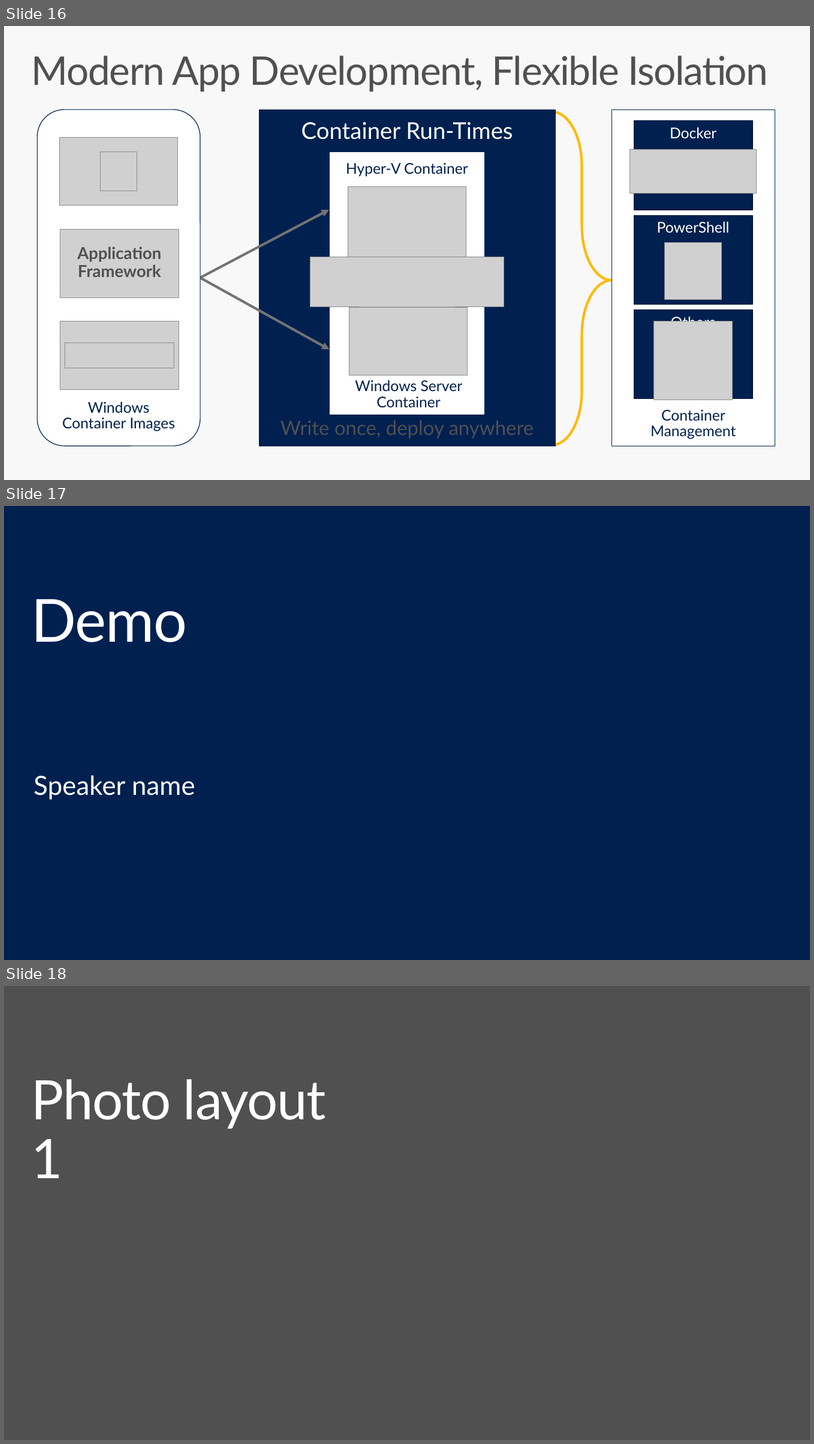
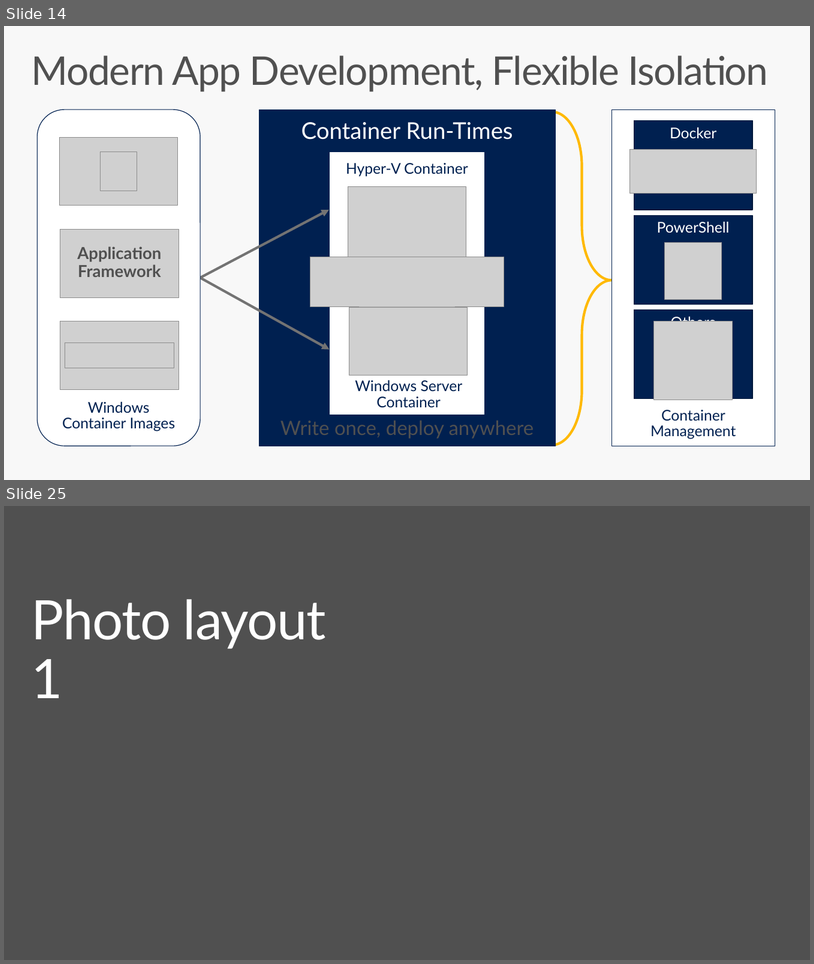
Before and after one commit to brentstineman/PersonalStuff, a slide deck: Presentations/ContainersForWindowsDevs.pptx. Shown one above the other, each under a label of ours: slides 16, 17 and 18 before the commit, slides 14 and 25 after it; the slides between them are not shown. The pictures are 814x1444 and 814x964 pixels, drawn with LibreOffice and Linux fonts; fonts in the diff are those of the drawing; grey boxes stand for pictures; background and template pictures are left out. Boxes give left, top, right and bottom in pixels: in the first picture for what was removed or moved away, otherwise in the second. Text is boxed around its words. In the diff, an @@ line names an element or a change of style, - is before the commit and + after.

```diff
--- a/Presentations/ContainersForWindowsDevs.pptx
+++ b/Presentations/ContainersForWindowsDevs.pptx
@@ slide 17 removed at [4, 506, 810, 960], background #002050 @@
@@ title removed at [31, 599, 187, 642] @@
-Demo
@@ text removed at [33, 775, 195, 799] @@
-Speaker name
@@ what was slide 16 is now slide 14 @@
@@ what was slide 18 is now slide 25 @@
```
Also in this commit, not shown: 2 slides changed, 9 slides added, 1 other slide removed.
